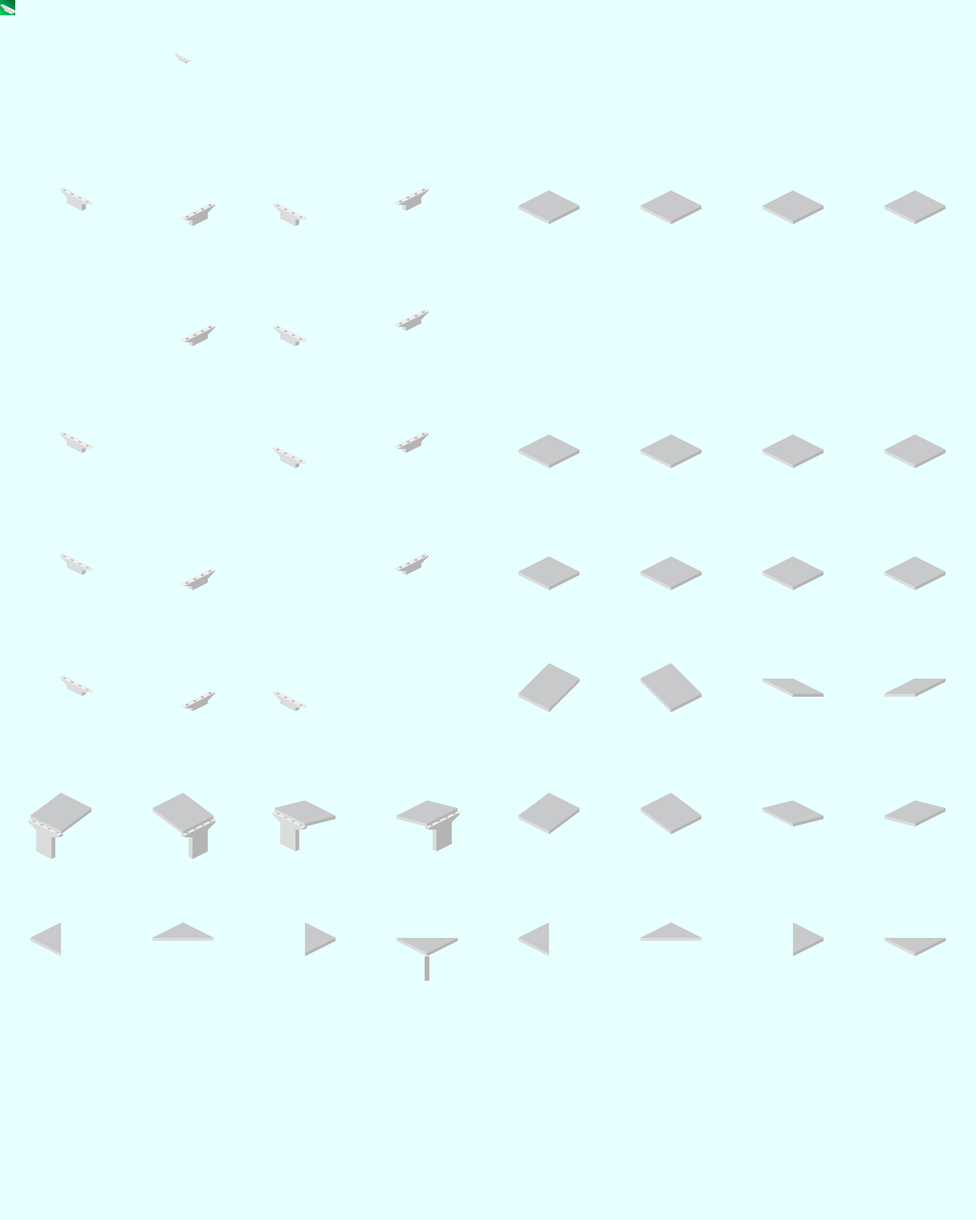
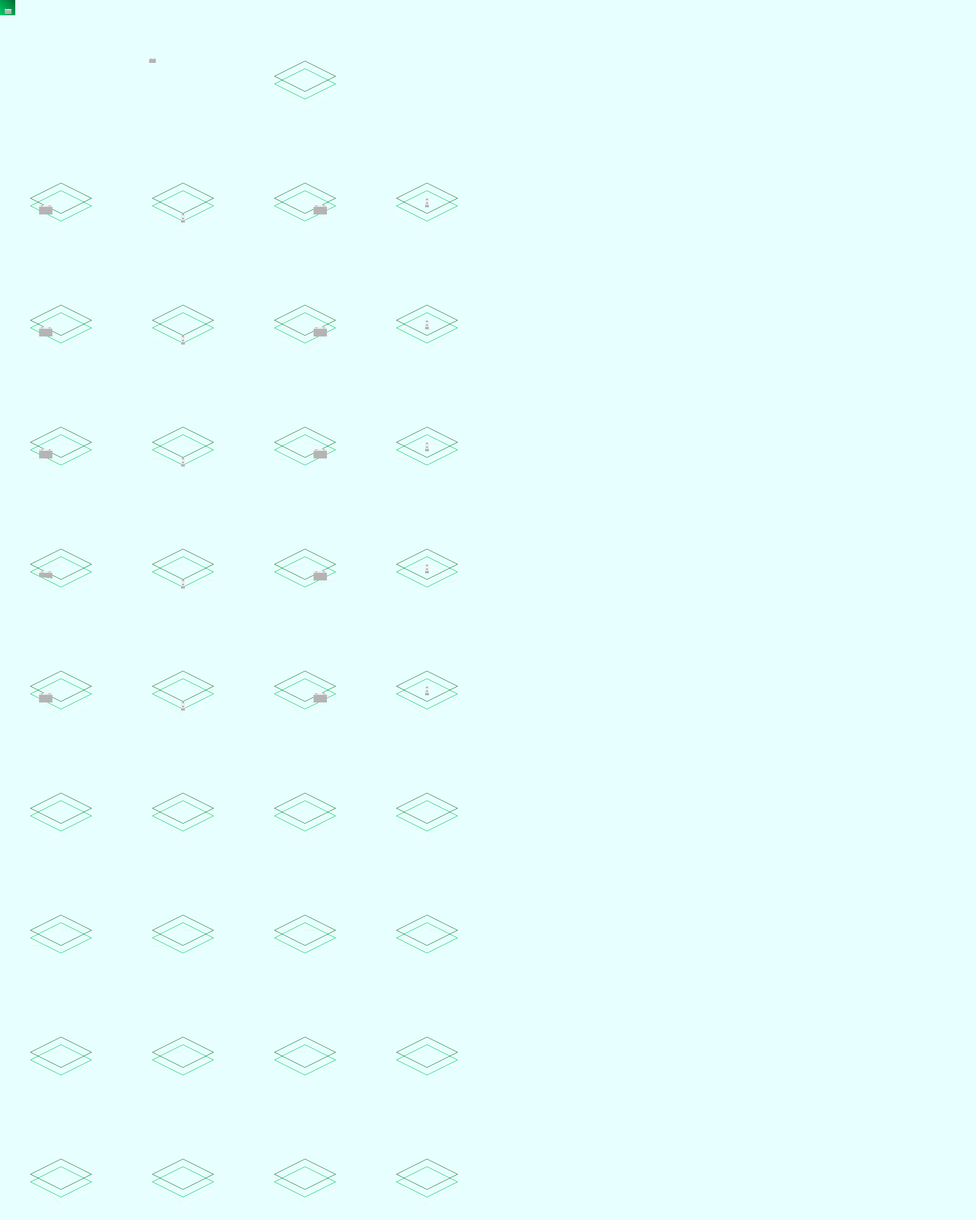
Comparing the layer stacks of the two 976 × 1220 images. Changes:
added layer "pier1_diag" above "pier1_base_diag" over (x1=4, y1=9, x2=430, y2=711)
renamed "pier1_base2" to "pier1_base", hid it, painted on it over (x1=0, y1=4, x2=946, y2=982)
showed "補助線2", moved it above "補助線" over (x1=30, y1=183, x2=458, y2=1198)
showed "補助線", moved it above "背景色", painted on it over (x1=30, y1=61, x2=458, y2=1206)
